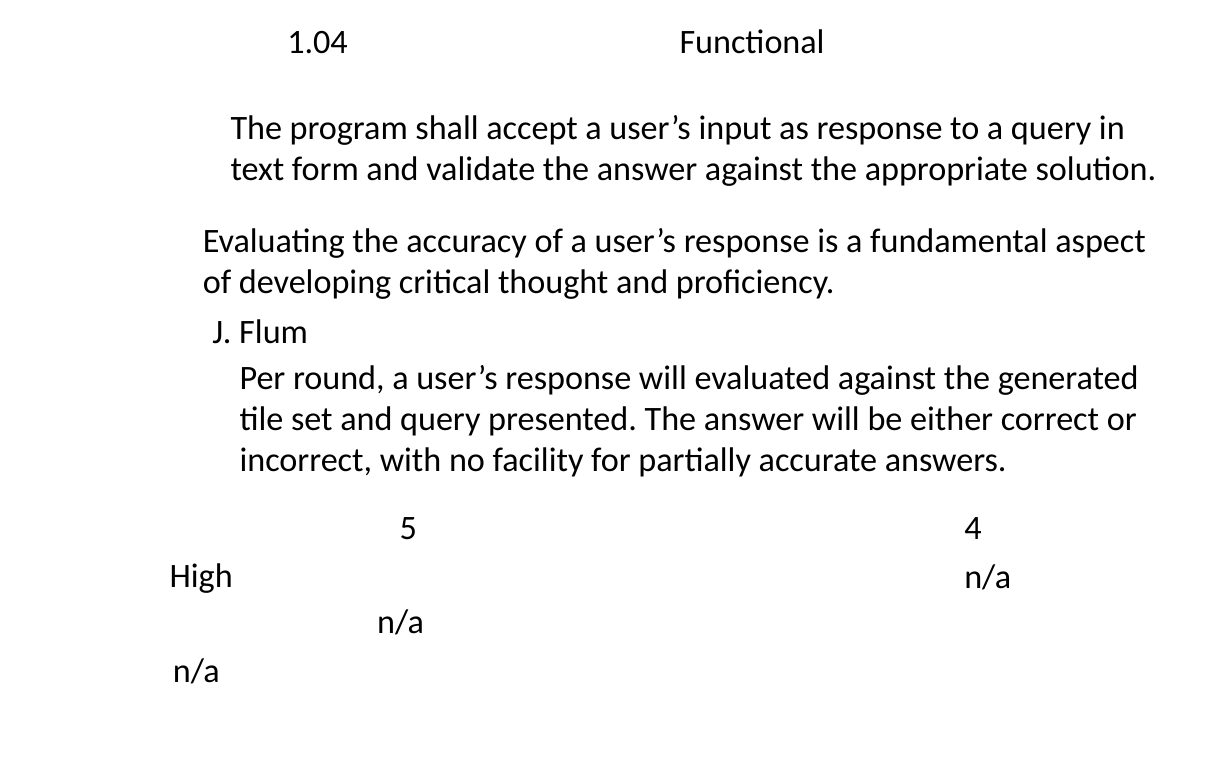
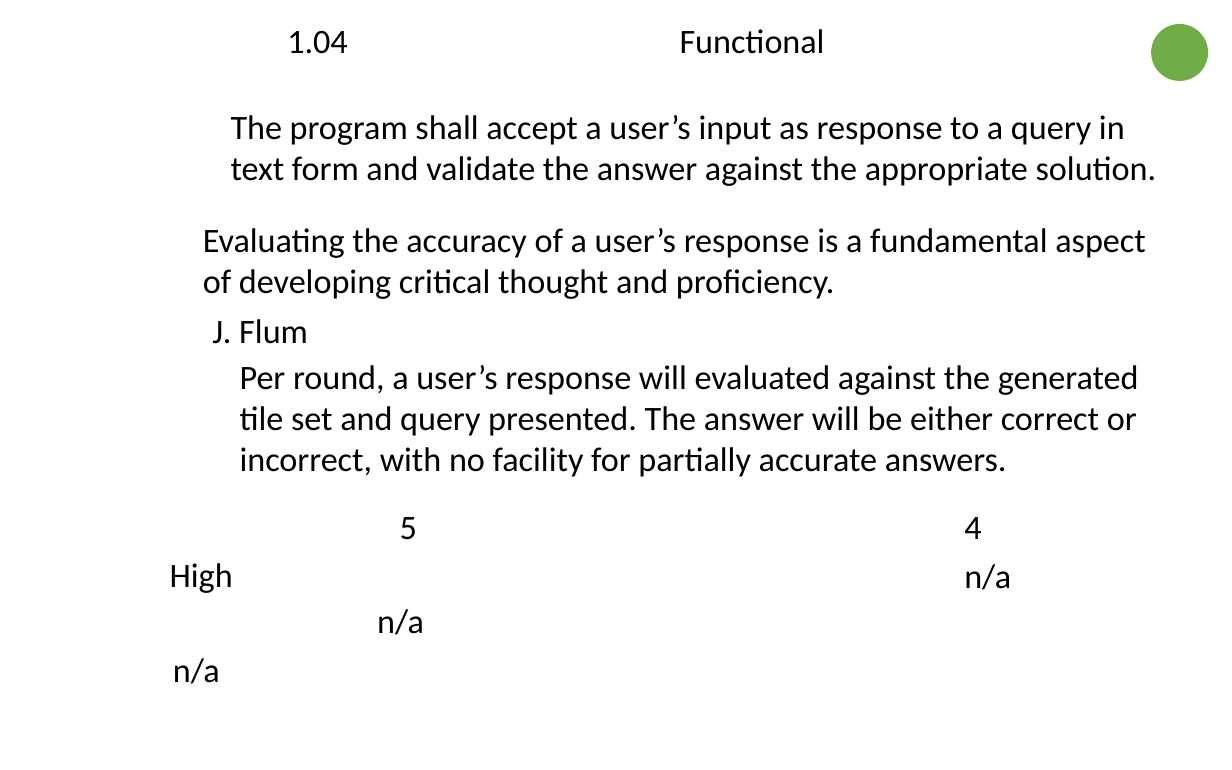
Before and after one commit to jflum/CSU-Senior-Project, a slide deck: slide 4 of docs/Requirements.pptx. Drawn at 1232x770 pixels with LibreOffice and Linux fonts; fonts in the diff are those of the drawing; background and template pictures are left out. Boxes give left, top, right and bottom in pixels: in the first picture for what was removed or moved away, otherwise in the second. Text is boxed around its words. In the diff, an @@ line names an element or a change of style, - is before the commit and + after.

```diff
--- a/docs/Requirements.pptx
+++ b/docs/Requirements.pptx
@@ ellipse added at (1152, 25, 1209, 82), fill #70AD47 @@
```
Also in this commit, not shown: 21 other slides changed, 1 other file.
